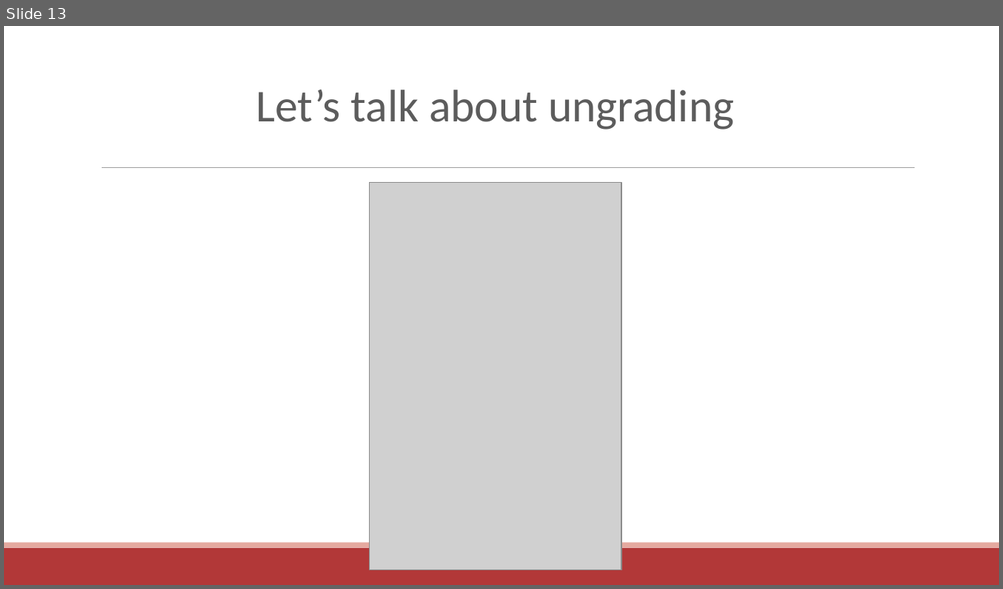
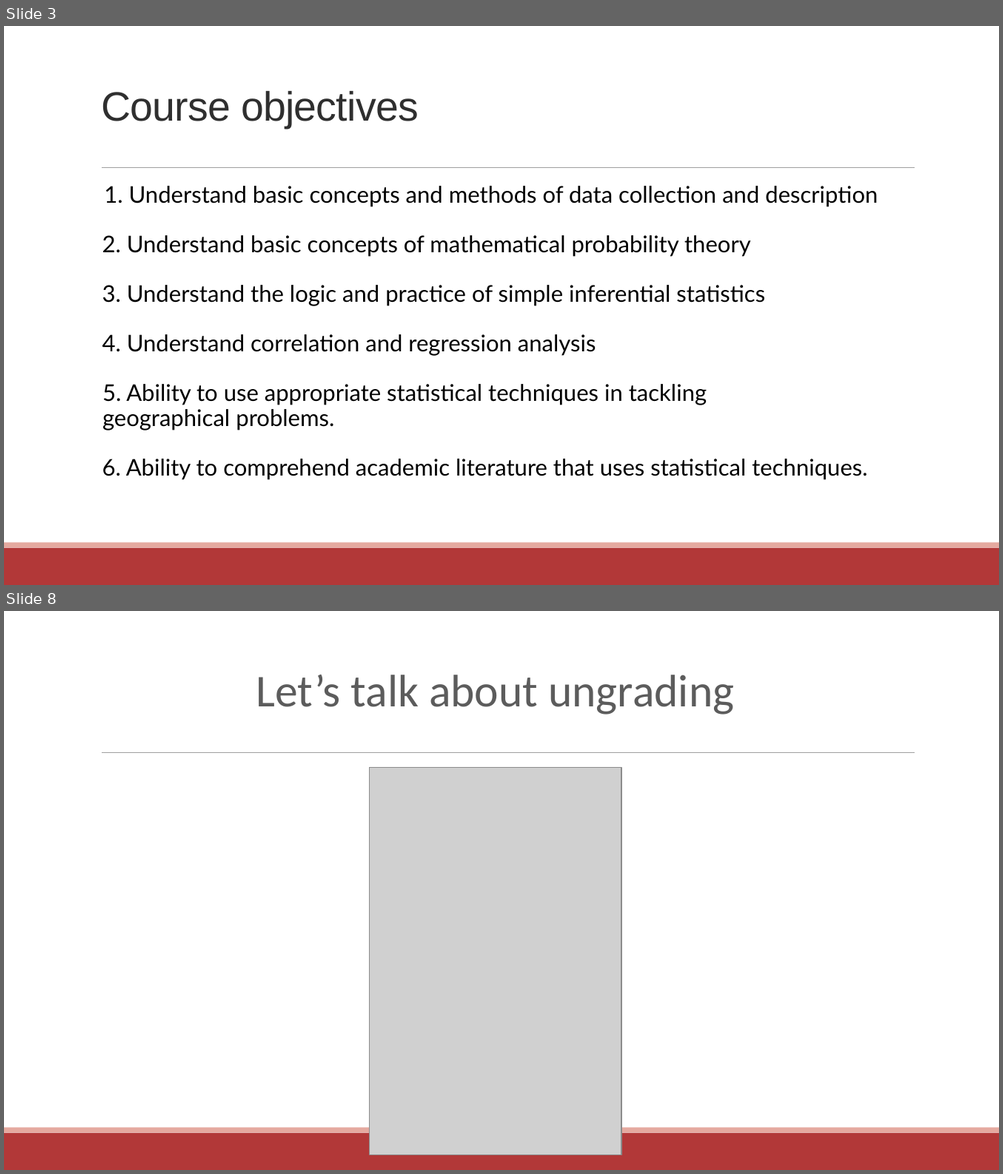
Before and after one commit to communitymaplab/geog4300_datascience, a slide deck: in_class_slides/geog4300_L01-Introductions.pptx. Shown one above the other, each under a label of ours: slide 13 before the commit, slides 3 and 8 after it; the slides between them are not shown. The pictures are 1003x589 and 1003x1174 pixels, drawn with LibreOffice and Linux fonts; fonts in the diff are those of the drawing; grey boxes stand for pictures. Boxes give left, top, right and bottom in pixels: in the first picture for what was removed or moved away, otherwise in the second. Text is boxed around its words. In the diff, an @@ line names an element or a change of style, - is before the commit and + after.

```diff
--- a/in_class_slides/geog4300_L01-Introductions.pptx
+++ b/in_class_slides/geog4300_L01-Introductions.pptx
@@ slide 3 added at <box>4,26,999,585</box>, background #FFFFFF; not listed: 3 template elements that a slide beside it also shows @@
@@ title added at <box>101,91,418,128</box>, 39.6 pt, text #2F2F2F @@
+Course objectives
@@ text added at <box>102,186,877,480</box>, 22.2 pt, text #000000 @@
+1. Understand basic concepts and methods of data collection and description
+  2. Understand basic concepts of mathematical probability theory
+  3. Understand the logic and practice of simple inferential statistics
+  4. Understand correlation and regression analysis
+5. Ability to use appropriate statistical techniques in tackling geographical problems.
+  6. Ability to comprehend academic literature that uses statistical techniques.
@@ what was slide 13 is now slide 8 @@
```
Also in this commit, not shown: 1 slide changed, 6 other slides added, 1 slide removed.
